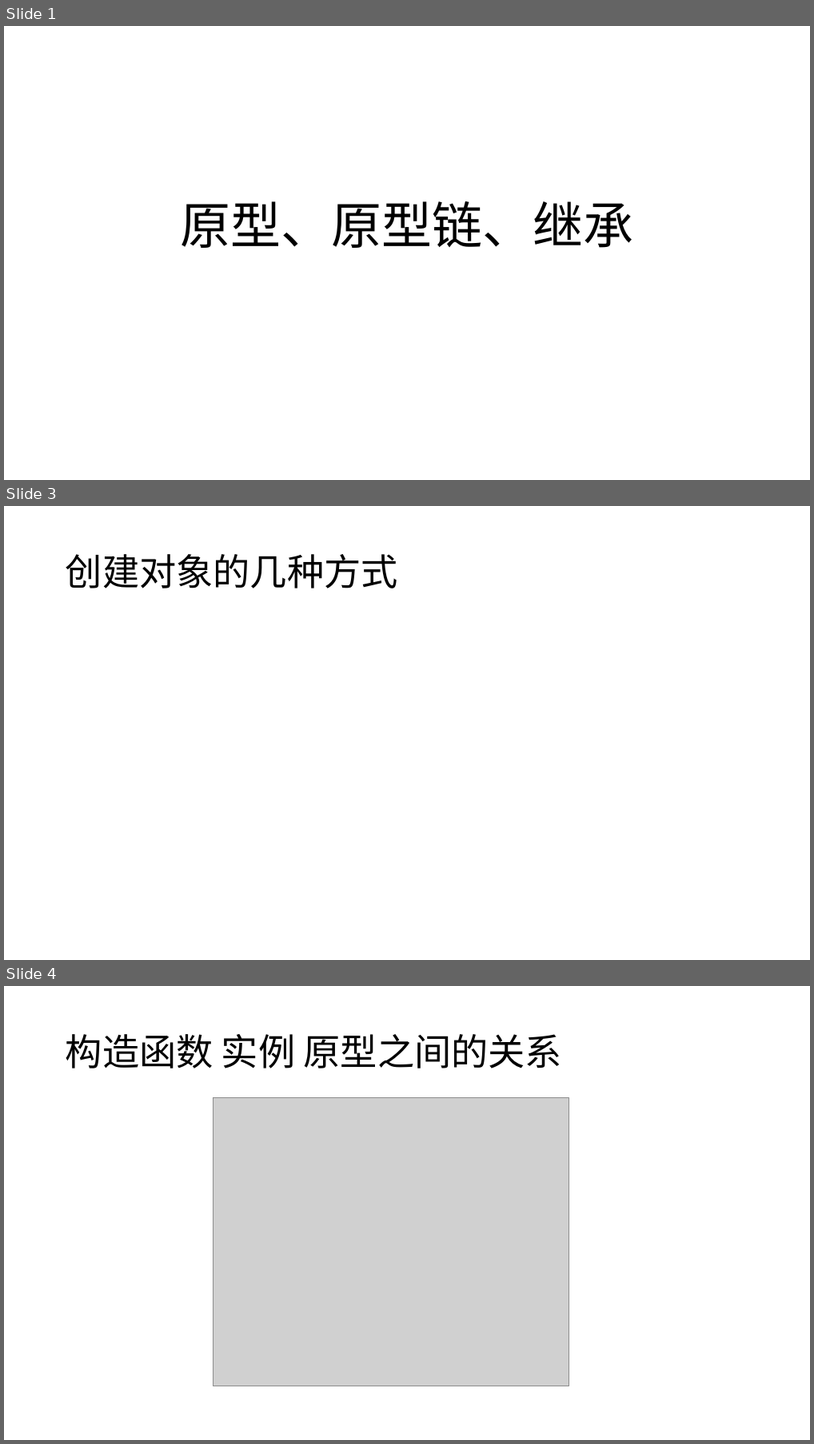
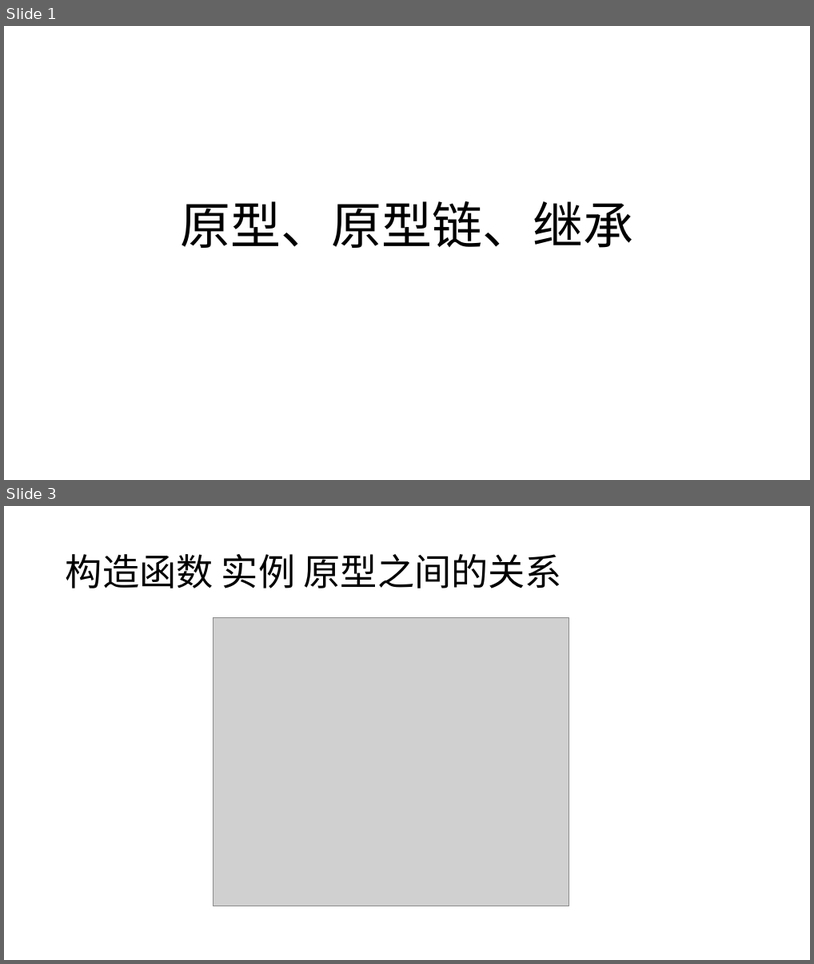
Before and after one commit to ZC520331/demo, a slide deck: 分享.pptx. Shown one above the other, each under a label of ours: slides 1, 3 and 4 before the commit, slides 1 and 3 after it; the slides between them are not shown. The pictures are 814x1444 and 814x964 pixels, drawn with LibreOffice and Linux fonts; fonts in the diff are those of the drawing; grey boxes stand for pictures. Boxes give left, top, right and bottom in pixels: in the first picture for what was removed or moved away, otherwise in the second. Text is boxed around its words. In the diff, an @@ line names an element or a change of style, - is before the commit and + after.

```diff
--- a/分享.pptx
+++ b/分享.pptx
@@ slide 3 removed at [4,506,810,960], background #FFFFFF @@
@@ title removed at [66,554,398,588] @@
-创建对象的几种方式
@@ what was slide 4 is now slide 3 @@
```
Also in this commit, not shown: 2 slides changed, 15 other files.
